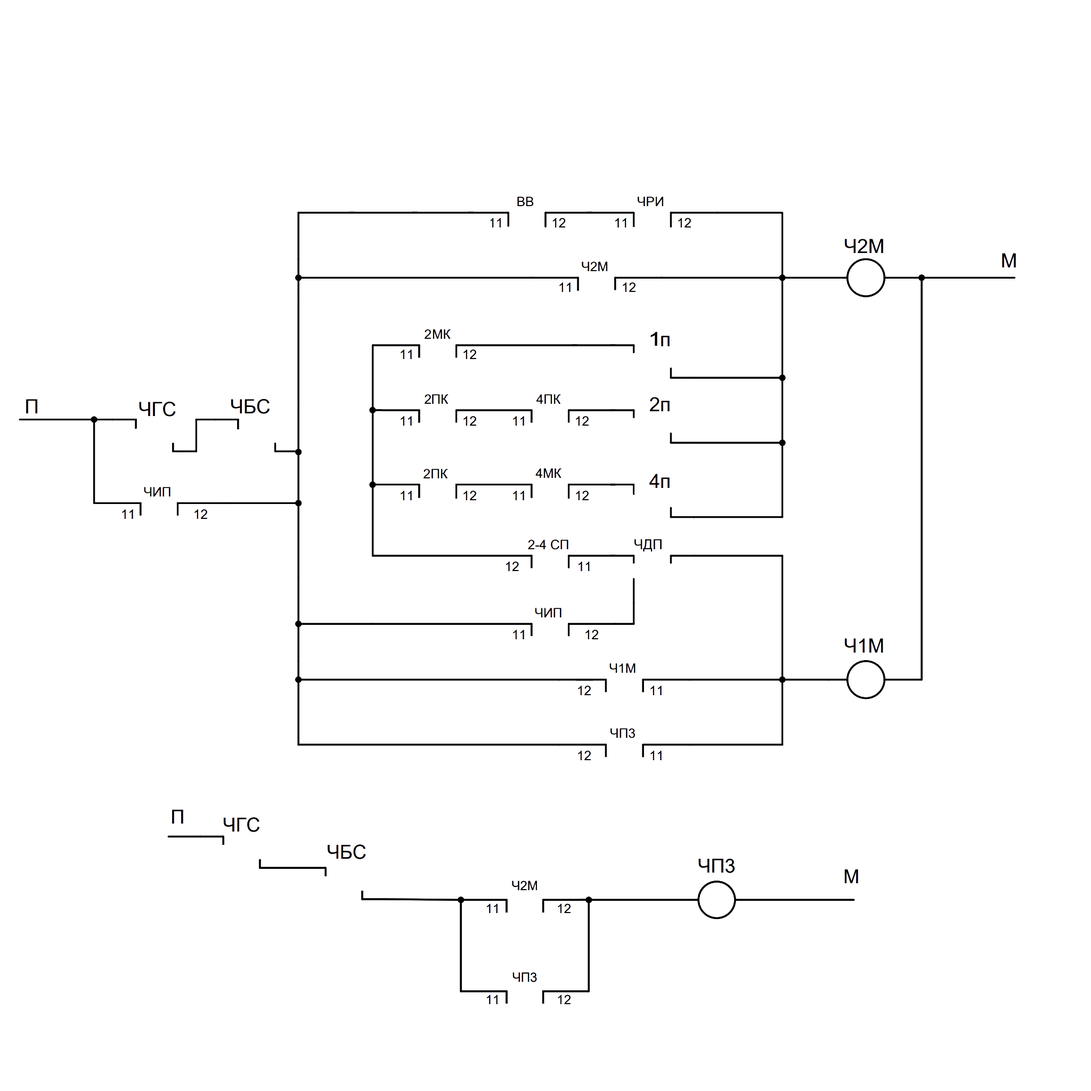
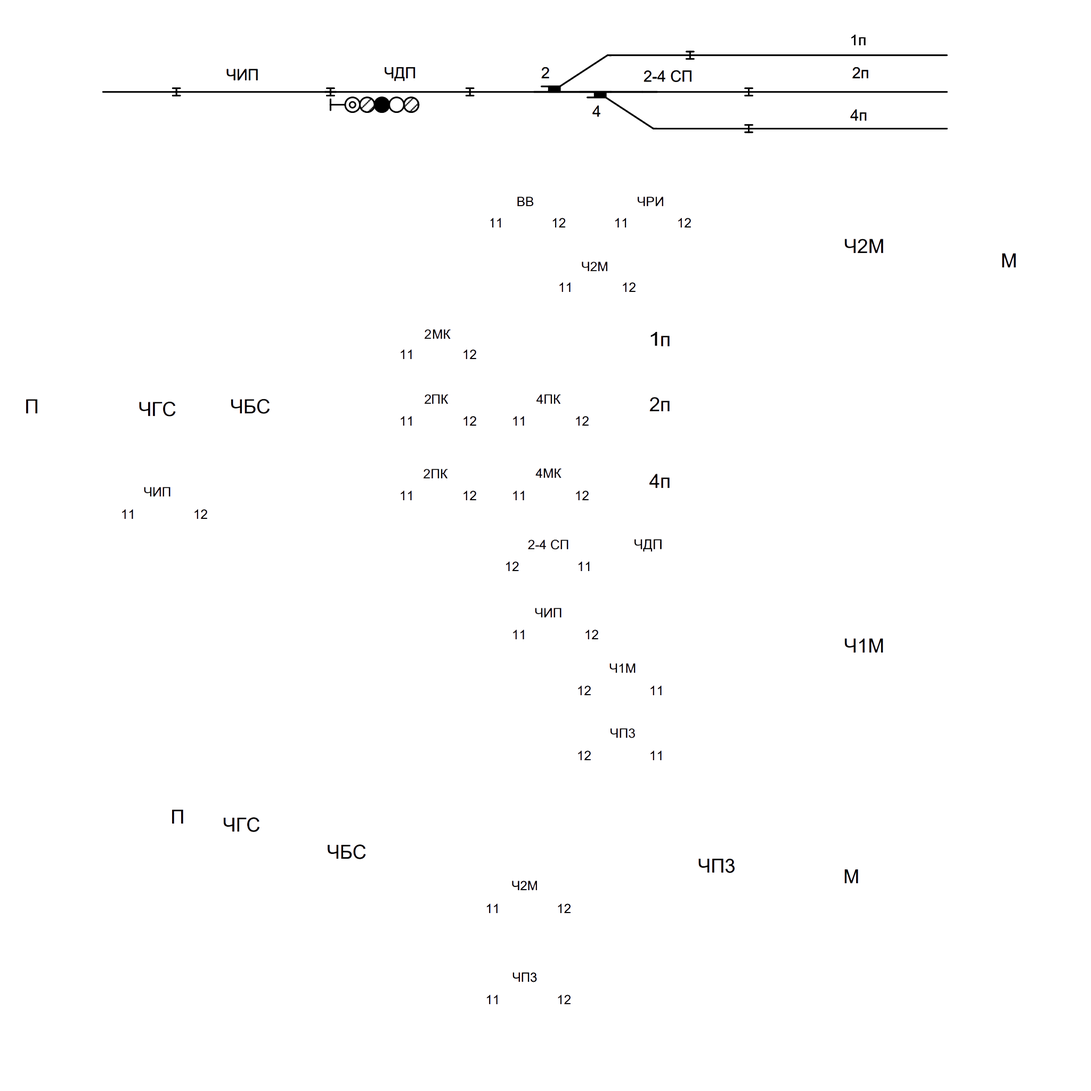
Revision of a layered 1091 x 1091 image; what changed, layer by layer:
showed "station" over left=102, top=34, right=949, bottom=134
hid "scheme2" over left=167, top=835, right=856, bottom=1005
hid "scheme1" over left=18, top=211, right=1017, bottom=758
hid "Слой 0" over left=18, top=34, right=1017, bottom=1005
